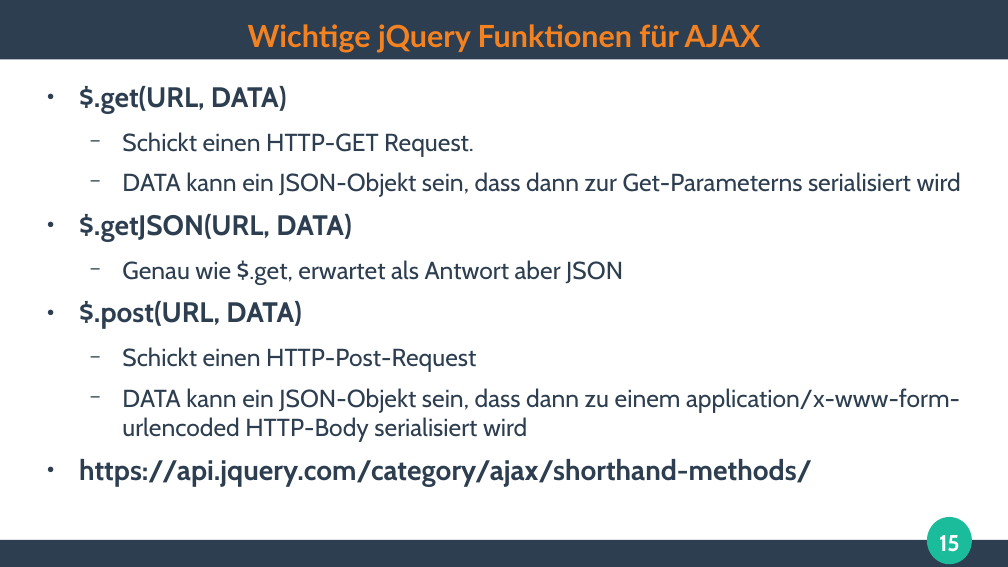
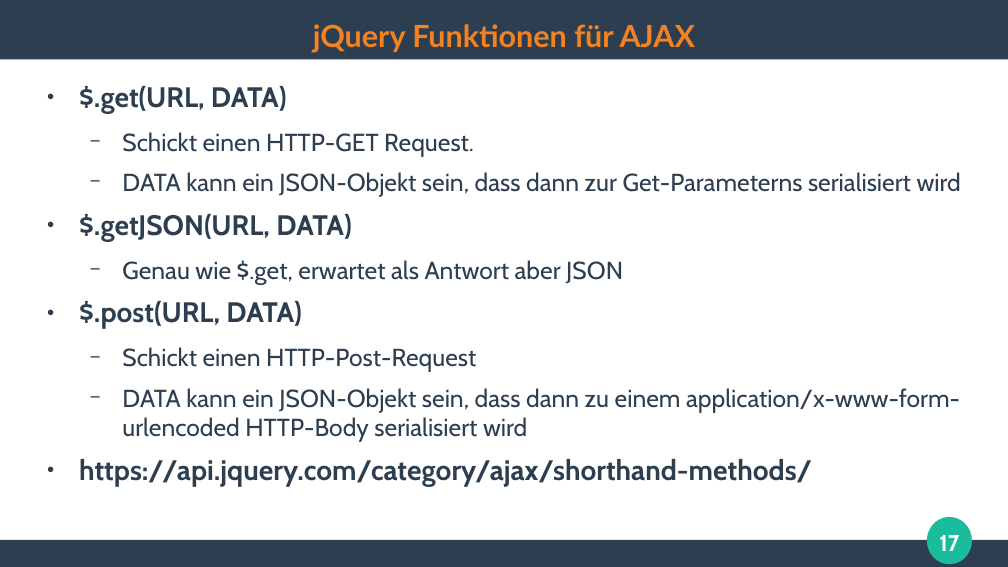
Before and after one commit to ghandmann/HS-AlbSig-WebAnwendungen2, a slide deck: slide 17 of Kapitel/05_Web2.0_AJAX_1x1.odp (slide 15 before the commit). Drawn at 1008x567 pixels with LibreOffice and Linux fonts; fonts in the diff are those of the drawing. Boxes give left, top, right and bottom in pixels: in the first picture for what was removed or moved away, otherwise in the second. Text is boxed around its words. In the diff, an @@ line names an element or a change of style, - is before the commit and + after.

```diff
--- a/Kapitel/05_Web2.0_AJAX_1x1.odp
+++ b/Kapitel/05_Web2.0_AJAX_1x1.odp
@@ title at [313, 24, 695, 53]: text changed @@
-Wichtige jQuery Funktionen für AJAX
+jQuery Funktionen für AJAX
@@ page number at [939, 535, 959, 551]: text changed @@
-15
+17
```
Also in this commit, not shown: 2 other slides changed, 3 slides added, 1 slide removed, 1 other file.
